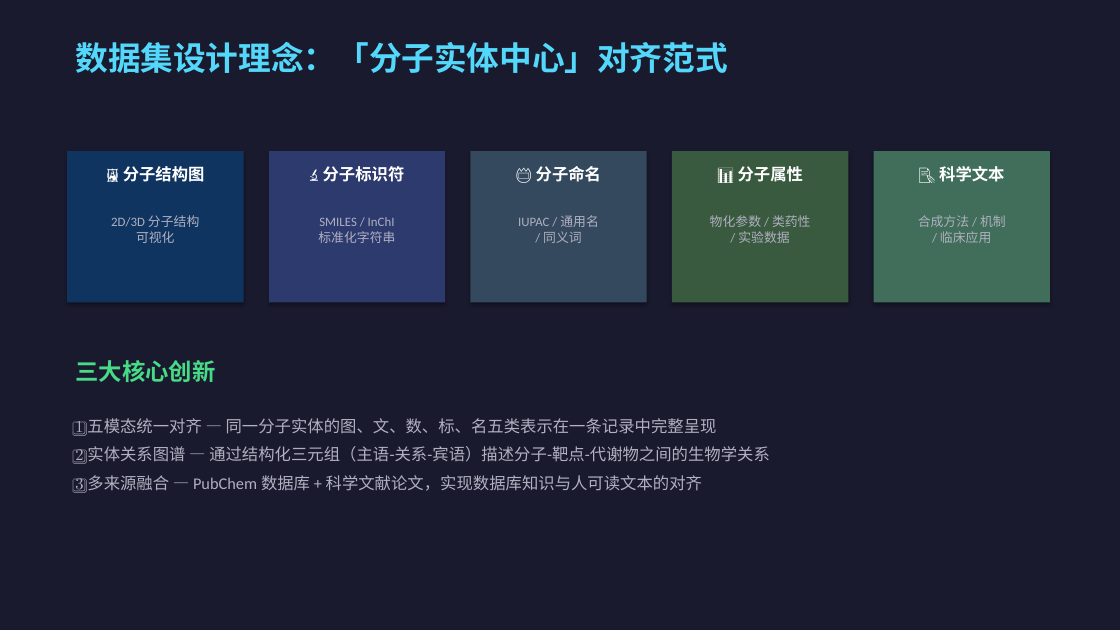
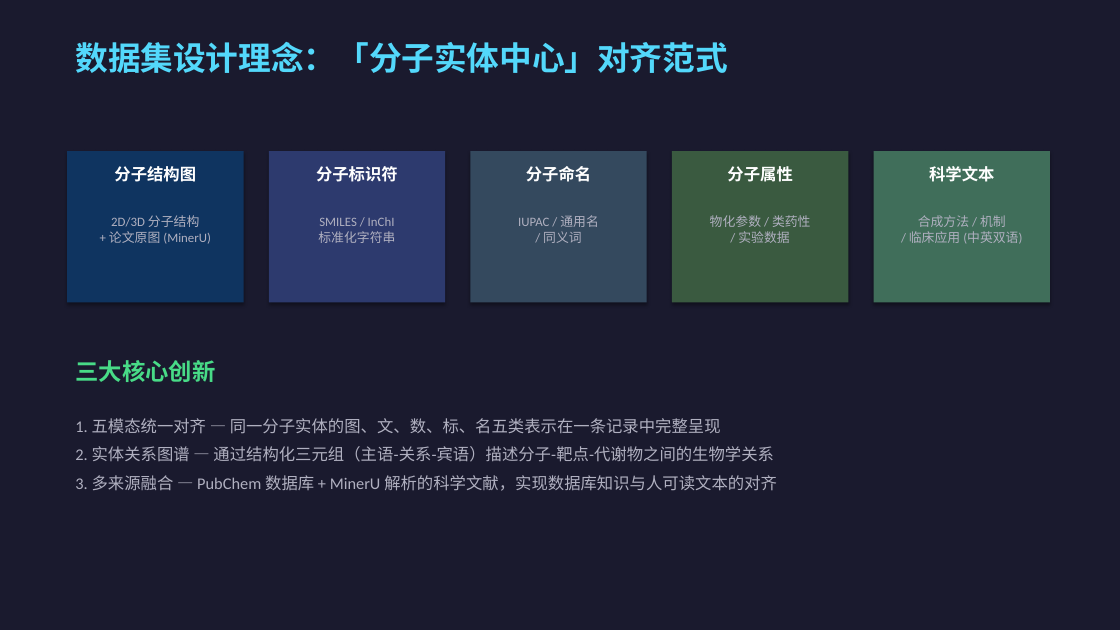
Before and after one commit to CacinieP/MDIC26-Track1-SciAlign, a slide deck: slide 3 of docs/MolAlign_Competition_PPT.pptx. Drawn at 1120x630 pixels with LibreOffice and Linux fonts; fonts in the diff are those of the drawing. Boxes give left, top, right and bottom in pixels: in the first picture for what was removed or moved away, otherwise in the second. Text is boxed around its words. In the diff, an @@ line names an element or a change of style, - is before the commit and + after.

Commit message:
feat: update PPT, samples and notebook with real MinerU extraction data
- Regenerate PPT (v2.1): updated stats, MinerU usage, paper extraction table
- Update sample dataset: 12 samples now include 5 with real paper images
- Fix notebook: handle RDKit MolsToGridImage API change
- Add generated analysis figures (category/property/modality/grid)

```diff
--- a/docs/MolAlign_Competition_PPT.pptx
+++ b/docs/MolAlign_Competition_PPT.pptx
@@ text at (114, 166, 196, 182): text changed @@
-🖼️ 分子结构图
+分子结构图
@@ text at (316, 166, 398, 182): text changed @@
-🔬 分子标识符
+分子标识符
@@ text at (526, 166, 591, 182): text changed @@
-📛 分子命名
+分子命名
@@ text at (727, 166, 792, 182): text changed @@
-📊 分子属性
+分子属性
@@ text at (929, 166, 994, 182): text changed @@
-📝 科学文本
+科学文本
@@ text at (109, 215, 211, 244): text changed @@
-2D/3D 分子结构
-可视化
+2D/3D 分子结构
++ 论文原图 (MinerU)
@@ text at (909, 215, 1022, 244): text changed @@
-合成方法 / 机制
-/ 临床应用
+合成方法 / 机制
+/ 临床应用 (中英双语)
@@ text at (75, 418, 777, 491): text changed @@
-1️⃣ 五模态统一对齐 — 同一分子实体的图、文、数、标、名五类表示在一条记录中完整呈现
-2️⃣ 实体关系图谱 — 通过结构化三元组（主语-关系-宾语）描述分子-靶点-代谢物之间的生物学关系
-3️⃣ 多来源融合 — PubChem 数据库 + 科学文献论文，实现数据库知识与人可读文本的对齐
+1. 五模态统一对齐 — 同一分子实体的图、文、数、标、名五类表示在一条记录中完整呈现
+2. 实体关系图谱 — 通过结构化三元组（主语-关系-宾语）描述分子-靶点-代谢物之间的生物学关系
+3. 多来源融合 — PubChem 数据库 + MinerU 解析的科学文献，实现数据库知识与人可读文本的对齐
```
Also in this commit, not shown: 6 other slides changed, 1 slide added, 1 slide removed, 8 other files.
